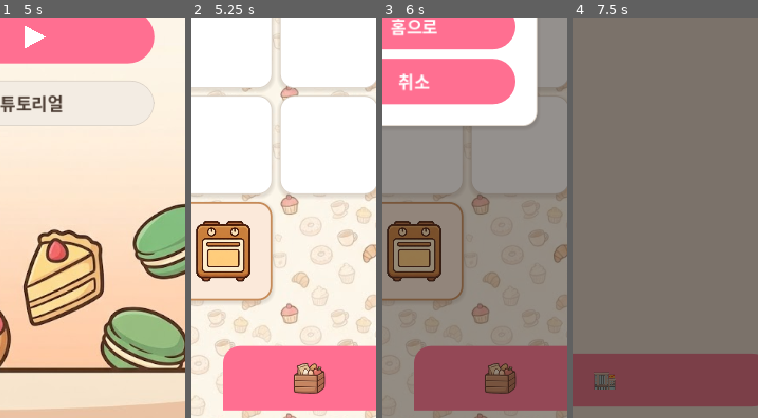
Above: before the commit, frames 1-4 (left to right).
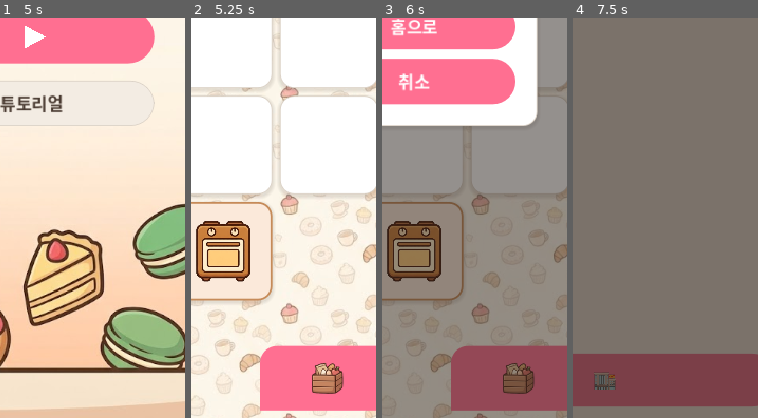
Above: after the commit, the same moments.

Repository: yellyB/game-slot-kitchen
Game: Godot game, scene res://scenes/Main.tscn
Same seed, same stepped clock (60 frames per second), same inputs: the game is played once before the commit and once after it. Sound files missing from this copy of the repository are replaced by a short silence.
Inputs (mouse positions are % of the whole screen's width and height, from its top left; square brackets give the same spot before the commit, where the layout moved):
- Up to frame 1 (5 s): click (21, 5) at 0.5 s; click "돈+10만" at 1.25 s; click "돈-5만" at 2 s; click "손님내보냄" at 2.75 s; click (10, 95) at 3.52 s; click (78, 95) [73, 95] at 4.25 s
- Up to frame 2 (5.25 s): click (50, 52) at 5.02 s
- Up to frame 3 (6 s): click (21, 5) at 5.75 s
- Up to frame 4 (7.5 s): click "홈으로" at 6.5 s; click "튜토리얼" at 7.25 s
The pictures show only the part of the screen within x 41-91%, y 50-100%; the shares and areas given below are measured in that part.

Frame 1 is identical in both runs. In frame 2, 5.1% of the frame differs, in the area x 17-83%, y 81-99%; in frame 3, 4.8%; in frame 4, nothing differs.

Commit message:
다음날/창고 버튼 왼쪽 시작 0.5→0.6 (10% 더 우측 배치) + stale 디버그 훅 제거
Co-Authored-By: Claude Opus 4.8 (1M context) <noreply@anthropic.com>

Diff:
--- a/scripts/main.gd
+++ b/scripts/main.gd
@@ -117,17 +117,6 @@
   _title.start_pressed.connect(_start_game)
   _title.tutorial_pressed.connect(_start_tutorial)
   add_child(_title)
-
-  if "--shotshopx" in OS.get_cmdline_user_args():
-    _start_game()
-    for _i in 10:
-      await get_tree().process_frame
-    _open_shop()
-    for _i in 20:
-      await get_tree().process_frame
-    var img := get_viewport().get_texture().get_image()
-    img.save_png("res://_titleshot.png")
-    get_tree().quit()
 
   # 개발용 테스트 하니스 (릴리스엔 영향 없음): godot4 ... -- --test
   if OS.is_debug_build() and "--test" in OS.get_cmdline_user_args():
@@ -371,7 +360,7 @@
 func _build_warehouse_handle() -> Control:
   var b := Button.new()
   _warehouse_btn = b
-  b.anchor_left = 0.5
+  b.anchor_left = 0.6   # 왼쪽 시작을 10% 오른쪽으로(더 우측 배치)
   b.anchor_right = 1.0
   b.anchor_top = 1.0
   b.anchor_bottom = 1.0
--- a/scripts/shop.gd
+++ b/scripts/shop.gd
@@ -99,7 +99,7 @@
   # [다음날 시작] — 글자 대신 >> 겹화살표. 위치는 플레이 화면 창고 버튼과 동일(우하단),
   # 단 아래 모서리도 위처럼 radius(전 모서리 둥근). v(마진 프레임)가 아니라 self에 직접 앵커.
   var start := Button.new()
-  start.anchor_left = 0.5
+  start.anchor_left = 0.6   # 왼쪽 시작을 10% 오른쪽으로(더 우측 배치)
   start.anchor_right = 1.0
   start.anchor_top = 1.0
   start.anchor_bottom = 1.0
